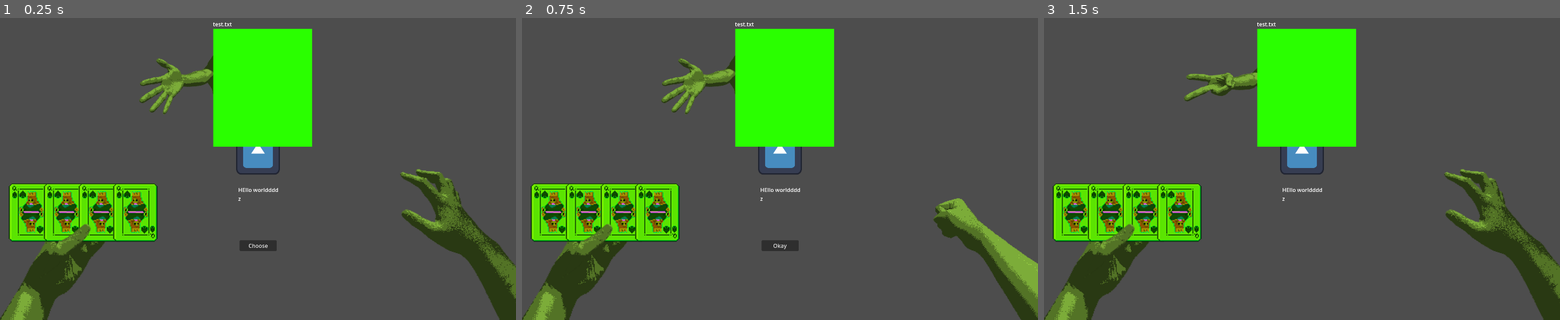
Above: before the commit, frames 1-3 (left to right).
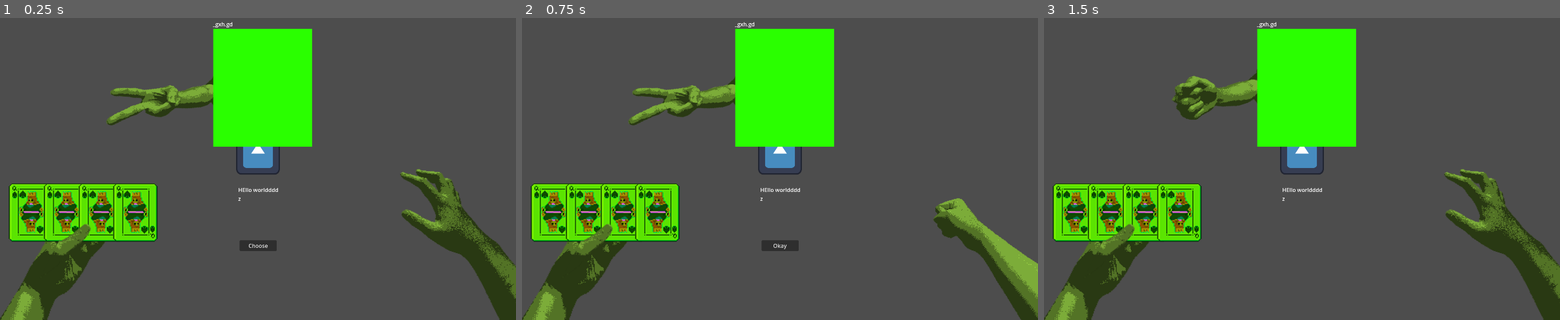
Above: after the commit, the same moments.

Repository: rajariandhana/FileMonster
Game: Godot game, scene res://scenes/game.tscn
Same seed, same stepped clock (60 frames per second), same inputs: the game is played once before the commit and once after it. The engine's default icon, where the game draws it, is replaced by a stand-in: a white triangle on a blue panel in a dark square.
Inputs:
- Up to frame 1 (0.25 s): no input
- Up to frame 2 (0.75 s): click "Choose" at 0.5 s
- Up to frame 3 (1.5 s): click "Okay" at 1.25 s

The runs differ from the first frame. In frame 1, 2.0% of the frame differs, in the area x 20-45%, y 1-36%; in frame 2, 2.0%; in frame 3, 1.8%.

Commit message:
update: randomized file picking

Diff:
--- a/scenes/enemy_hand.tscn
+++ b/scenes/enemy_hand.tscn
@@ -7,7 +7,7 @@
 script = ExtResource("7_qk2k6")
 
 [node name="Art" type="Sprite2D" parent="."]
-position = Vector2(40, 25)
+position = Vector2(-10.7555, 72.3393)
 rotation = -0.315912
-scale = Vector2(0.586977, 0.540049)
+scale = Vector2(0.849274, 0.722722)
 texture = ExtResource("8_0eywf")
--- a/scenes/game.gd
+++ b/scenes/game.gd
@@ -8,6 +8,8 @@
 
 @onready var file_badge: Control = $FileBadge
 @onready var enemy_hand: Node2D = $EnemyHand
+
+var downloads_path: String = OS.get_system_dir(OS.SYSTEM_DIR_DOWNLOADS)
 
 func _ready() -> void:
 	toggle_choose.visible = true
@@ -29,8 +31,34 @@
 	var new_move = randi() % enemy_hand.Move.size()
 	enemy_hand.set_move(new_move)
 
-func _pick_enemy():
-	var fake_file = "test.txt"
-	#var enemy_move = randi() % 3
-	file_badge.set_file(fake_file)
-	#enemy_hand.set_move(enemy_move)
+	_pick_enemy()
+
+func _list_files(path: String) -> Array:
+	var files: Array = []
+	var da := DirAccess.open(path)
+	if da == null:
+		push_error("Cannot open directory: %s" % path)
+		return files
+
+	da.list_dir_begin()
+	while true:
+		var file_name = da.get_next()
+		if file_name == "": break
+		if da.current_is_dir(): continue
+		if file_name.begins_with("."): continue
+		files.append(file_name)
+	da.list_dir_end()
+	return files
+
+func _pick_enemy() -> void:
+	var files: PackedStringArray = _list_files(downloads_path)
+	if files.is_empty():
+		file_badge.set_file("[empty Downloads]")
+		return
+
+	var idx: int = randi() % files.size()
+	var chosen: String = files[idx]
+	file_badge.set_file(chosen)
+
+	var move: int = randi() % EnemyHand.Move.size()
+	enemy_hand.set_move(move)
